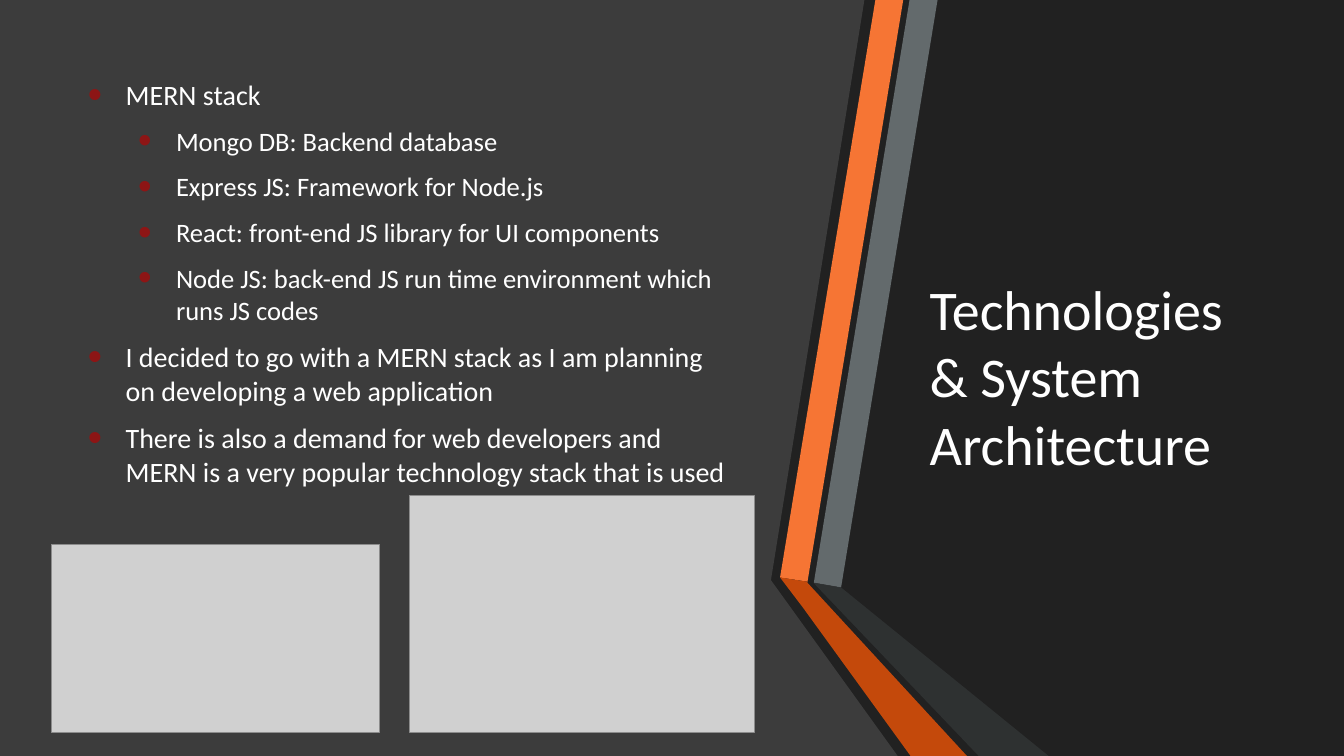
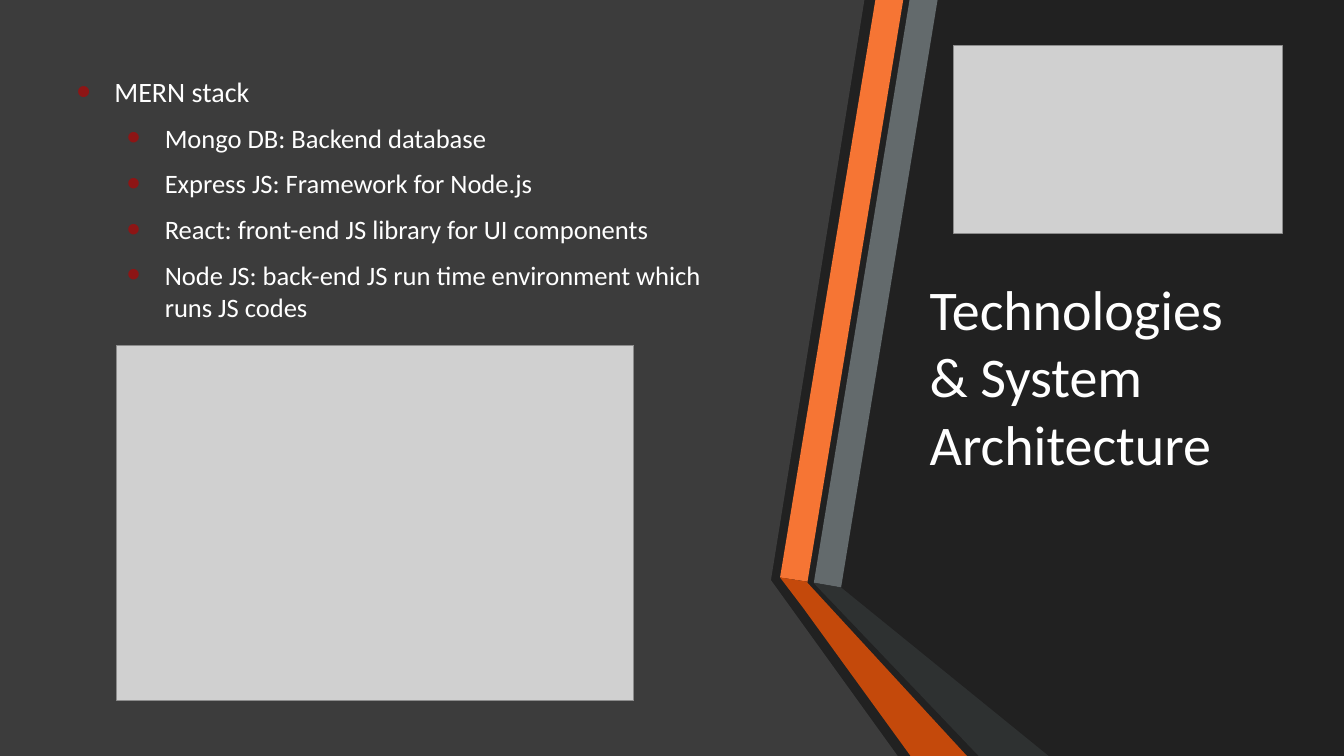
Before and after one commit to OskarGrzenda/FinalYearProject, a slide deck: slide 3 of Project Presentation.pptx. Drawn at 1344x756 pixels with LibreOffice and Linux fonts; fonts in the diff are those of the drawing; grey boxes stand for pictures. Boxes give left, top, right and bottom in pixels: in the first picture for what was removed or moved away, otherwise in the second. Text is boxed around its words. In the diff, an @@ line names an element or a change of style, - is before the commit and + after.

```diff
--- a/Project Presentation.pptx
+++ b/Project Presentation.pptx
@@ subtitle "MERN stack": place and size @@
-subtitle "MERN stack" at [126,85,724,487]
+subtitle "MERN stack" at [114,82,700,317]
@@ picture: place and size @@
-picture at [51,544,380,732]
+picture at [954,45,1282,233]
@@ picture: place and size @@
-picture at [410,496,754,733]
+picture at [117,346,634,702]
@@ subtitle at [126,347,724,487]: paragraphs removed @@
-• I decided to go with a MERN stack as I am planning on developing a web application
-• There is also a demand for web developers and MERN is a very popular technology stack that is used
```
Also in this commit, not shown: 2 other slides changed.
